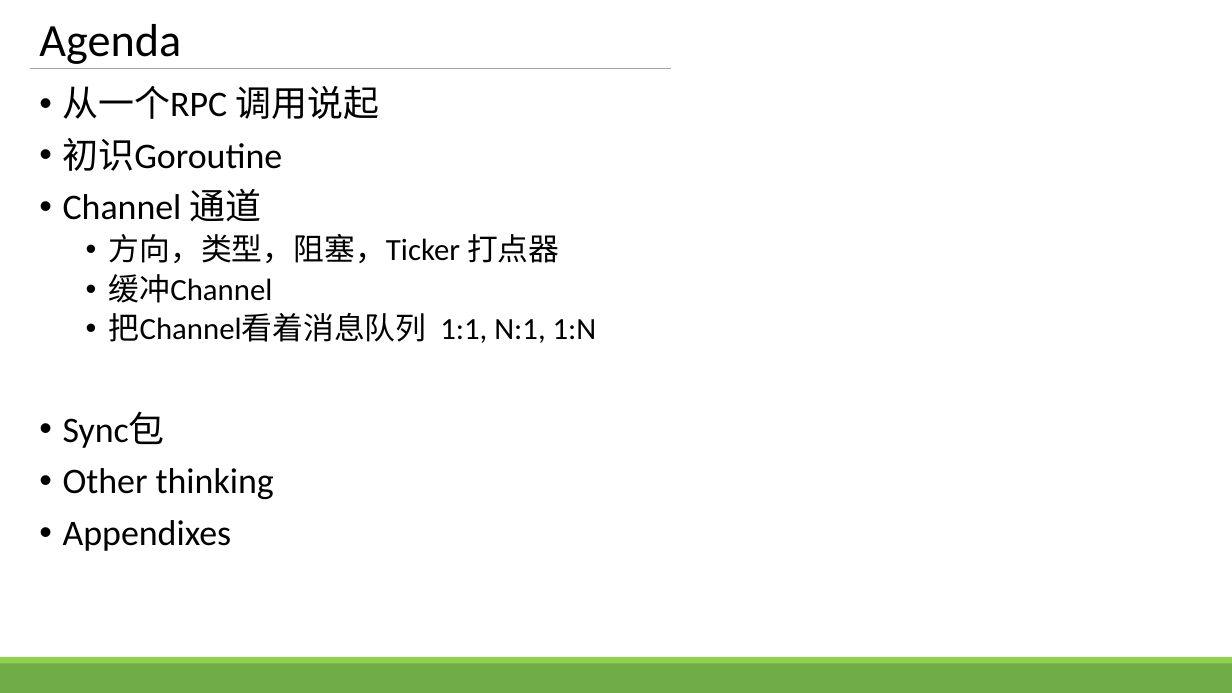
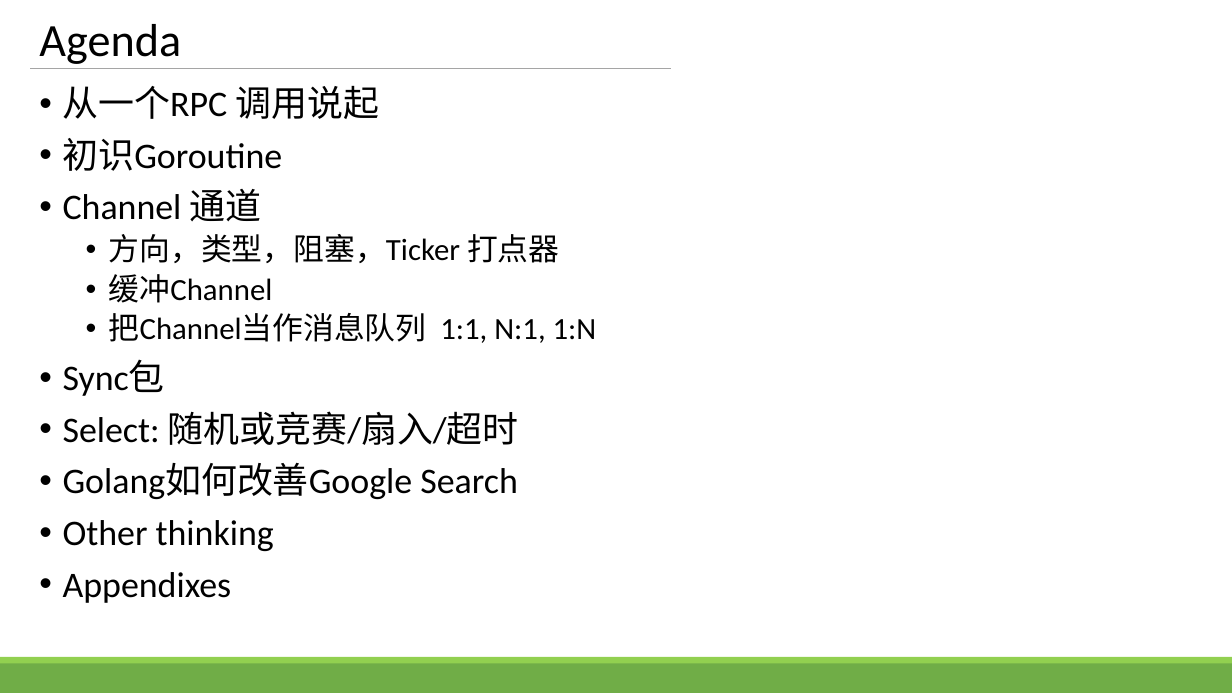
Before and after one commit to zhengbr2/sharing, a slide deck: slide 2 of GolangConcurency.pptx. Drawn at 1232x693 pixels with LibreOffice and Linux fonts; fonts in the diff are those of the drawing. Boxes give left, top, right and bottom in pixels: in the first picture for what was removed or moved away, otherwise in the second. Text is boxed around its words. In the diff, an @@ line names an element or a change of style, - is before the commit and + after.

```diff
--- a/GolangConcurency.pptx
+++ b/GolangConcurency.pptx
@@ text at <box>109,313,597,343</box>: text changed @@
-  • 把Channel看着消息队列 1:1, N:1, 1:N
+  • 把Channel当作消息队列 1:1, N:1, 1:N
@@ text at <box>63,411,519,499</box>: paragraphs added @@
+• Select: 随机或竞赛/扇入/超时
+• Golang如何改善Google Search
```
Also in this commit, not shown: 3 slides added, 3 other files.
